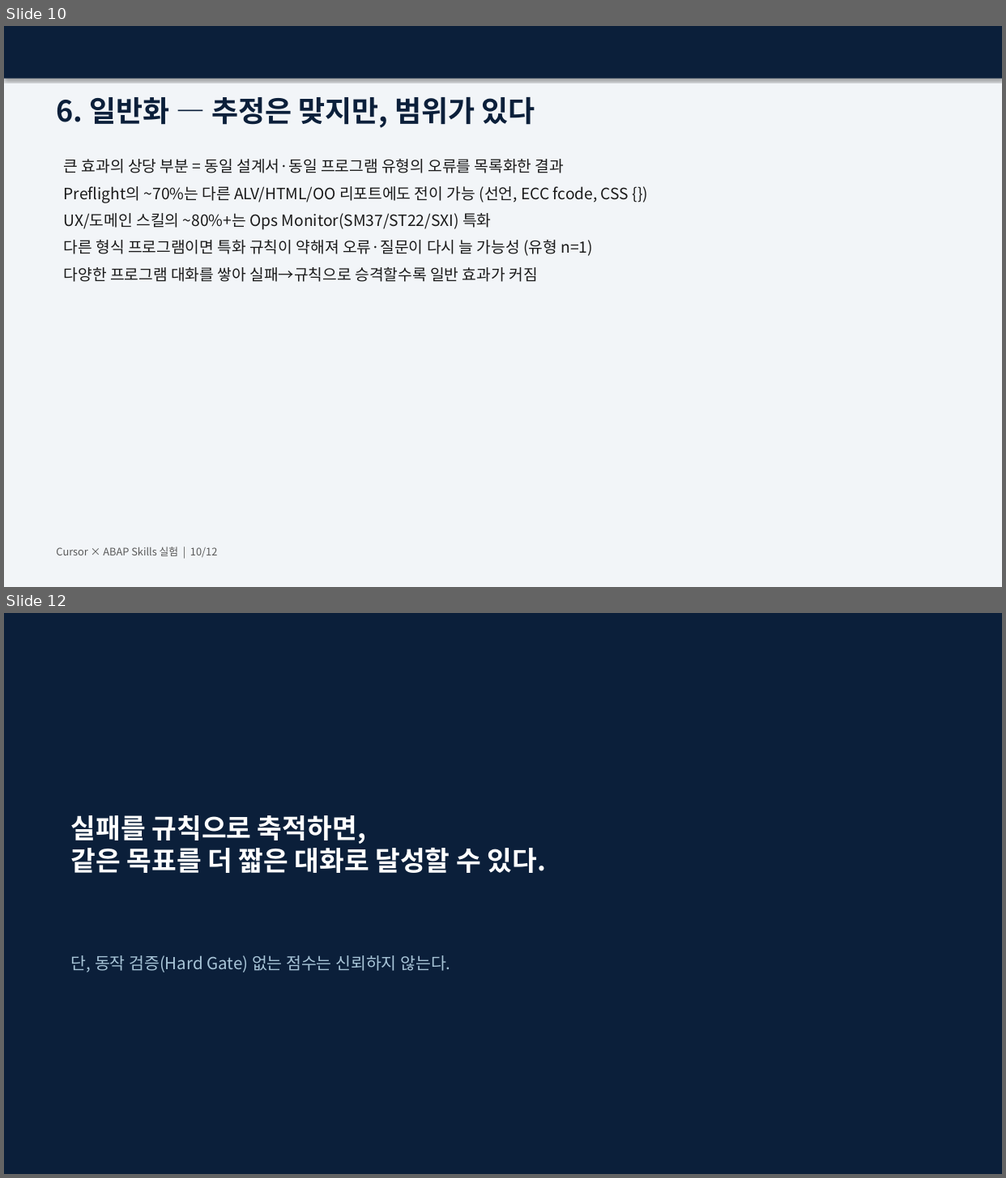
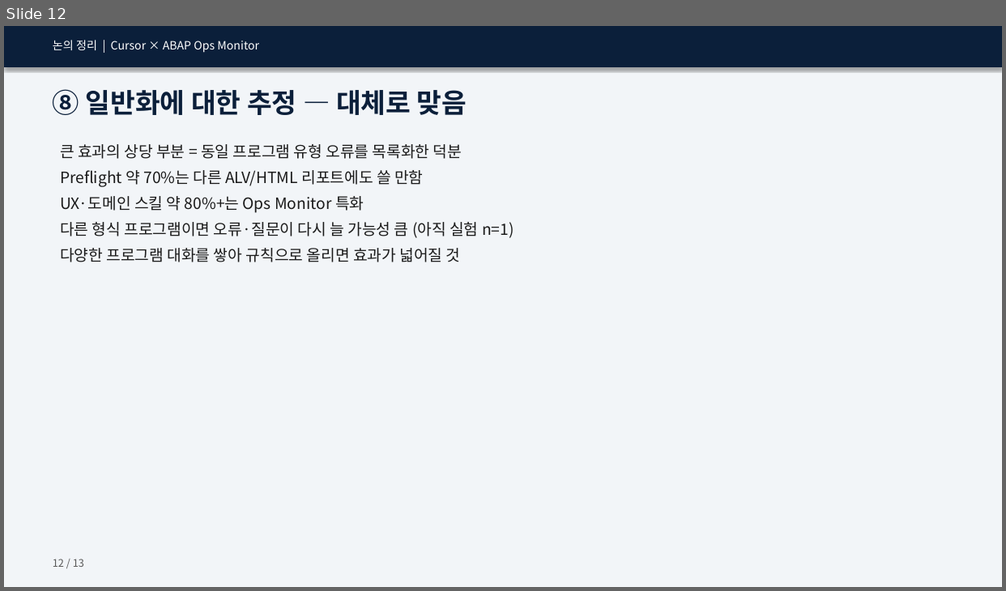
Before and after one commit to hyosungitx00/AI, a slide deck: docs/report/Cursor_ABAP_Skills_Parity_발표자료.pptx. Shown one above the other, each under a label of ours: slides 10 and 12 before the commit, slide 12 after it; the slides between them are not shown. The pictures are 1006x1178 and 1006x591 pixels, drawn with LibreOffice and Linux fonts; fonts in the diff are those of the drawing. Boxes give left, top, right and bottom in pixels: in the first picture for what was removed or moved away, otherwise in the second. Text is boxed around its words. In the diff, an @@ line names an element or a change of style, - is before the commit and + after.

```diff
--- a/docs/report/Cursor_ABAP_Skills_Parity_발표자료.pptx
+++ b/docs/report/Cursor_ABAP_Skills_Parity_발표자료.pptx
@@ slide 12 removed at <box>4,613,1002,1174</box>, background #FFFFFF @@
@@ rectangle removed at <box>4,613,1002,1174</box> @@
@@ text removed at <box>71,815,546,873</box> @@
-실패를 규칙으로 축적하면,
-같은 목표를 더 짧은 대화로 달성할 수 있다.
@@ text removed at <box>71,956,450,973</box> @@
-단, 동작 검증(Hard Gate) 없는 점수는 신뢰하지 않는다.
@@ what was slide 10 is now slide 12 @@
@@ slide 12 changed as well @@
@@ rectangle: place and size @@
-rectangle at <box>4,26,1002,79</box>
+rectangle at <box>4,26,1002,67</box>
@@ text added at <box>53,40,259,53</box>, 11 pt, text #FFFFFF @@
+논의 정리 | Cursor × ABAP Ops Monitor
@@ text at <box>53,89,467,115</box>: text changed; size 28 to 26 pt @@
-6. 일반화 — 추정은 맞지만, 범위가 있다
+⑧ 일반화에 대한 추정 — 대체로 맞음
@@ text at <box>60,144,514,263</box>: text changed @@
-큰 효과의 상당 부분 = 동일 설계서·동일 프로그램 유형의 오류를 목록화한 결과
-Preflight의 ~70%는 다른 ALV/HTML/OO 리포트에도 전이 가능 (선언, ECC fcode, CSS {})
-UX/도메인 스킬의 ~80%+는 Ops Monitor(SM37/ST22/SXI) 특화
-다른 형식 프로그램이면 특화 규칙이 약해져 오류·질문이 다시 늘 가능성 (유형 n=1)
-다양한 프로그램 대화를 쌓아 실패→규칙으로 승격할수록 일반 효과가 커짐
+큰 효과의 상당 부분 = 동일 프로그램 유형 오류를 목록화한 덕분
+Preflight 약 70%는 다른 ALV/HTML 리포트에도 쓸 만함
+UX·도메인 스킬 약 80%+는 Ops Monitor 특화
+다른 형식 프로그램이면 오류·질문이 다시 늘 가능성 큼 (아직 실험 n=1)
+다양한 프로그램 대화를 쌓아 규칙으로 올리면 효과가 넓어질 것
@@ text at <box>53,559,84,567</box>: text changed @@
-Cursor × ABAP Skills 실험 | 10/12
+12 / 13
```
Also in this commit, not shown: 1 other slide changed, 11 slides added, 9 other slides removed, 2 other files.
